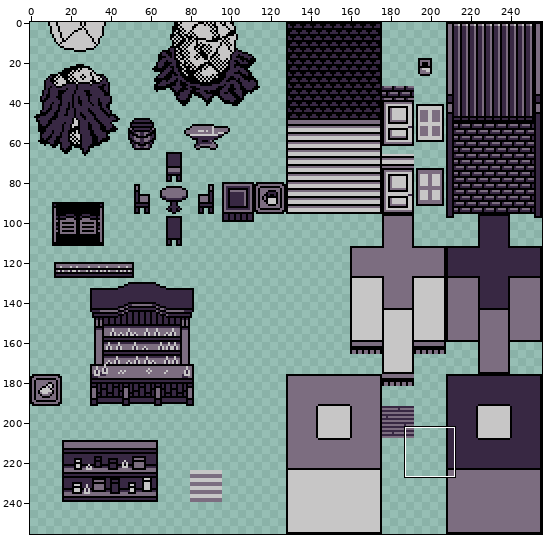
File history of a pixel-art file, Art/Tileset/SanDiego2.aseprite. The first picture is a wide view before the edit; the outline marks the close-up.
Close-up. Before the edit:
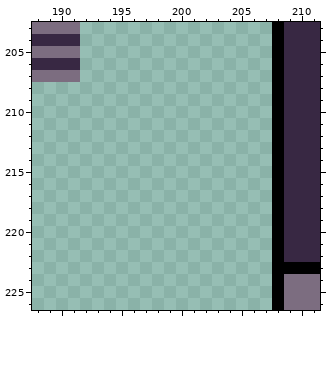
256x256 pixels, 1 frame. Shown: x 188..211, y 203..226. The commit also changed other parts of the picture, which this record leaves out.
New version:
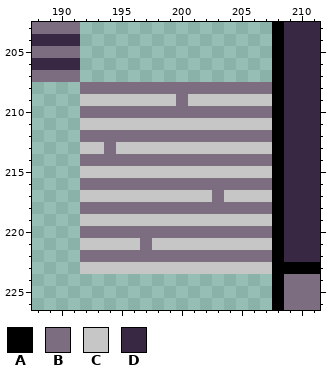
Palette (. is transparent): A #000000  B #7c6d80  C #c7c6c6  D #382843
The exact change:
{"y":208,"x":192,"old":"................","new":"BBBBBBBBBBBBBBBB"}
{"y":209,"x":192,"old":"................","new":"CCCCCCCCBCCCCCCC"}
{"y":210,"x":192,"old":"................","new":"BBBBBBBBBBBBBBBB"}
{"y":211,"x":192,"old":"................","new":"CCCCCCCCCCCCCCCC"}
{"y":212,"x":192,"old":"................","new":"BBBBBBBBBBBBBBBB"}
{"y":213,"x":192,"old":"................","new":"CCBCCCCCCCCCCCCC"}
{"y":214,"x":192,"old":"................","new":"BBBBBBBBBBBBBBBB"}
{"y":215,"x":192,"old":"................","new":"CCCCCCCCCCCCCCCC"}
{"y":216,"x":192,"old":"................","new":"BBBBBBBBBBBBBBBB"}
{"y":217,"x":192,"old":"................","new":"CCCCCCCCCCCBCCCC"}
{"y":218,"x":192,"old":"................","new":"BBBBBBBBBBBBBBBB"}
{"y":219,"x":192,"old":"................","new":"CCCCCCCCCCCCCCCC"}
{"y":220,"x":192,"old":"................","new":"BBBBBBBBBBBBBBBB"}
{"y":221,"x":192,"old":"................","new":"CCCCCBCCCCCCCCCC"}
{"y":222,"x":192,"old":"................","new":"BBBBBBBBBBBBBBBB"}
{"y":223,"x":192,"old":"................","new":"CCCCCCCCCCCCCCCC"}
